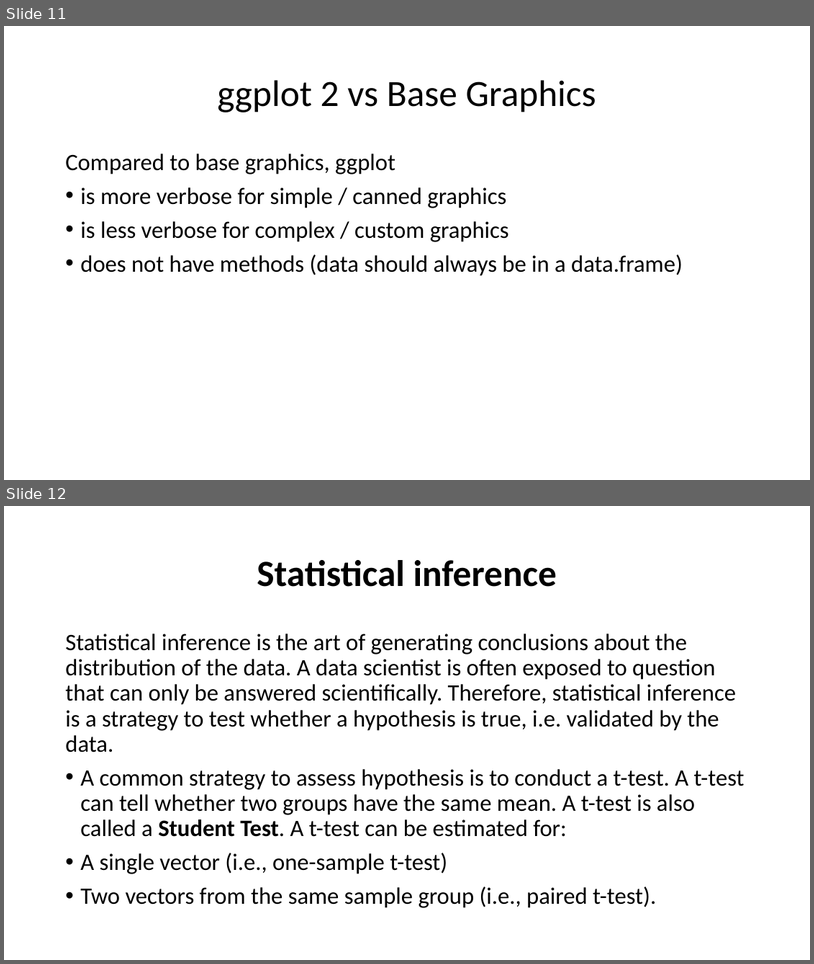
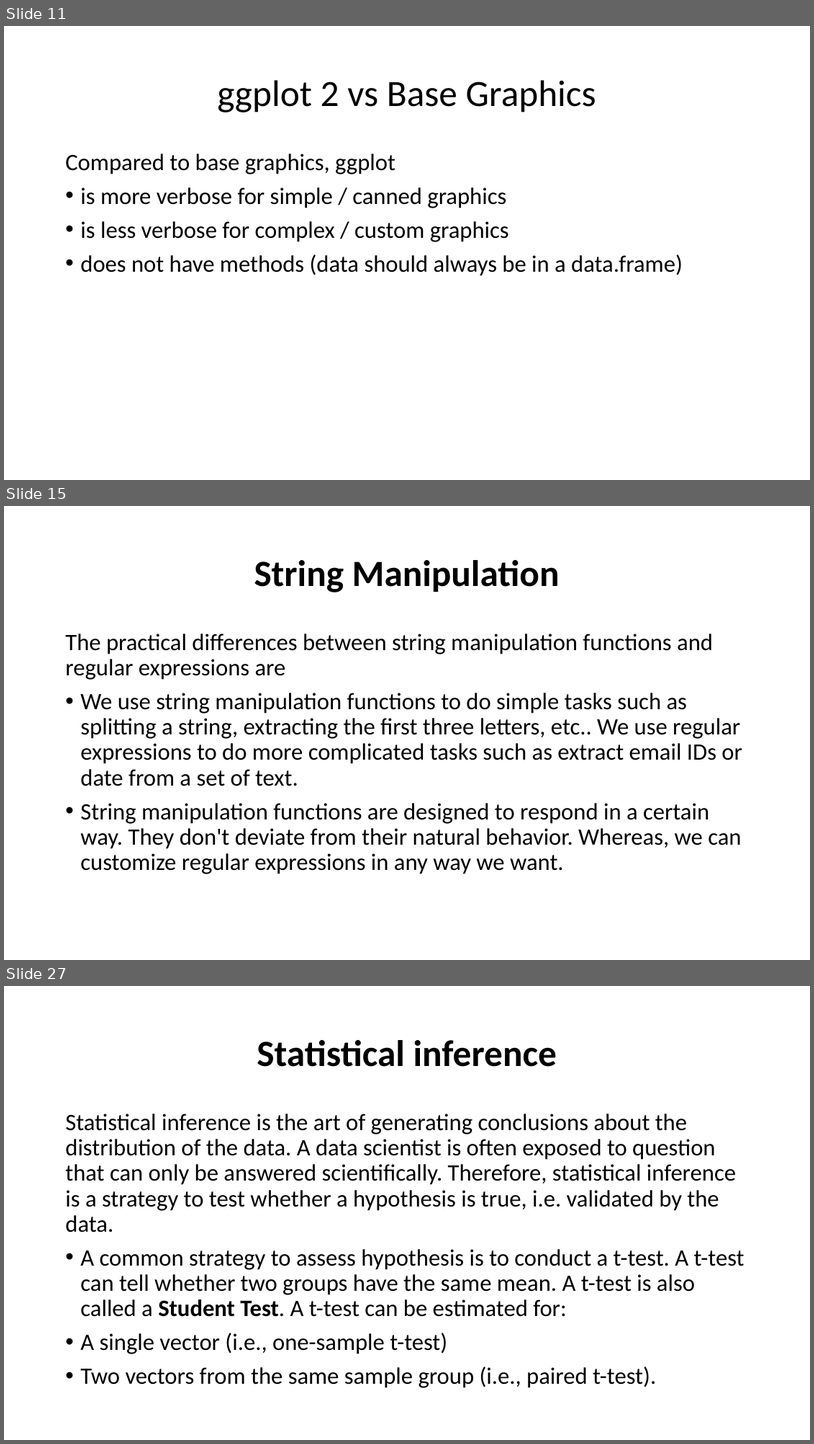
Before and after one commit to brainmentorspvtltd/R_OnlineTraining, a slide deck: RProgramming_ppt.pptx. Shown one above the other, each under a label of ours: slides 11 and 12 before the commit, slides 11, 15 and 27 after it; the slides between them are not shown. The pictures are 814x964 and 814x1444 pixels, drawn with LibreOffice and Linux fonts; fonts in the diff are those of the drawing. Boxes give left, top, right and bottom in pixels: in the first picture for what was removed or moved away, otherwise in the second. Text is boxed around its words. In the diff, an @@ line names an element or a change of style, - is before the commit and + after.

```diff
--- a/RProgramming_ppt.pptx
+++ b/RProgramming_ppt.pptx
@@ slide 15 added at [4, 506, 810, 960], background #FFFFFF @@
@@ title added at [255, 560, 560, 592], 44 pt, text #000000, bold @@
+String Manipulation
@@ text added at [65, 633, 743, 874], 28 pt, text #000000 @@
+The practical differences between string manipulation functions and regular expressions are
+• We use string manipulation functions to do simple tasks such as splitting a string, extracting the first three letters, etc.. We use regular expressions to do more complicated tasks such as extract email IDs or date from a set of text.
+• String manipulation functions are designed to respond in a certain way. They don't deviate from their natural behavior. Whereas, we can customize regular expressions in any way we want.
@@ what was slide 12 is now slide 27 @@
```
Also in this commit, not shown: 14 other slides added, 3 other files.
